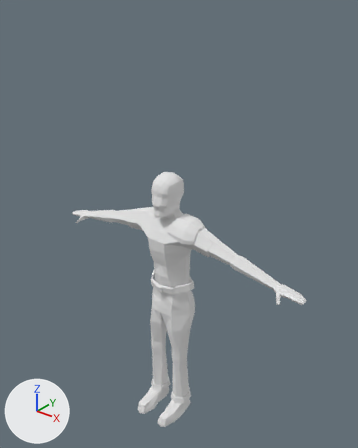
What one commit did to the Blender file Commander/Commander_2_postMirror.blend.
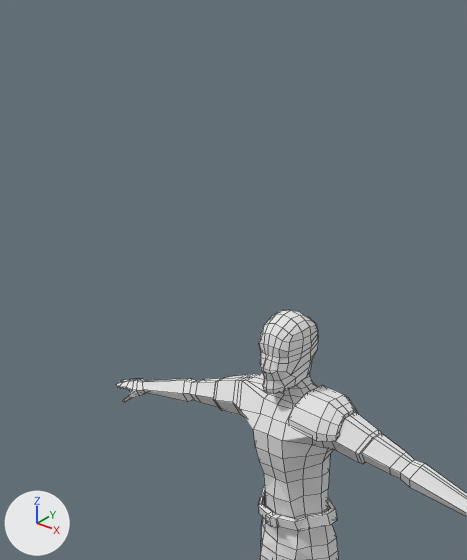
There are two pictures of each version: one whole from a 50 mm lens placed at (7.53, -9.05, 11.85), pointed at (0.13, 0.21, 6.11), one close up on the part from 2% to 74% of the width and 0% to 69% of the height. The axes (+X, +Y, +Z) are drawn at lower left. The lights are the same throughout. The close-ups show mesh edges as thin lines.
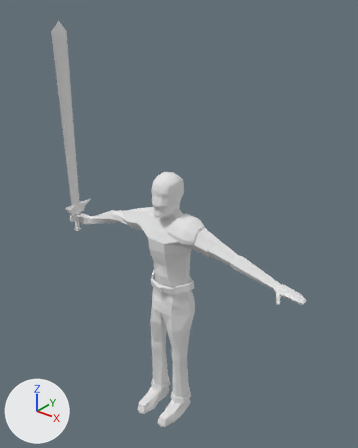
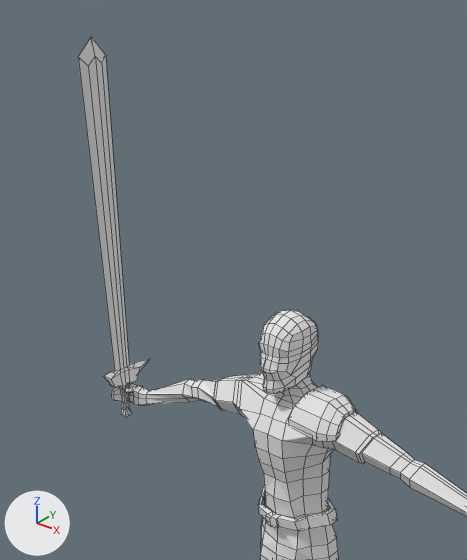
The newer file is also turned or shifted as a whole; pictures and numbers use the older file's frame.

Where the change shows, as pixel boxes (x1, y1, x2, y2) in the close-ups (467 x 560 px; the box of a moved part takes in the faces that stretch with it):
'Cube', reshaped
    before: (116, 310, 467, 560)
    after: (78, 37, 467, 560)
part 1 of me_cube, added
    after: (78, 37, 150, 417)
part 2 of me_cube, moved or reshaped
    before: (116, 378, 223, 407)
    after: (112, 378, 223, 406)

Patch to the scene script:
```diff
--- a/Commander/Commander_2_postMirror.blend.py
+++ b/Commander/Commander_2_postMirror.blend.py
@@ me_cube @@
 # used by ob_cube; location = (0.0, 0.0, 5.57); scale = (2.67, 2.67, 2.67)
-me_cube.from_pydata(...)  # 916 vertices, 899 faces; spans x -1.47..1.47, y -0.39..0.18, z -2.09..0.76
+me_cube.from_pydata(...)  # 1014 vertices, 995 faces; spans x -1.41..1.47, y -0.39..0.18, z -2.09..2.02
+# me_cube part 1: a new loose piece of 90 vertices spanning x -1.37..-1.31, y -0.22..0.17, z -0.24..2.02, in mat_material (its picture is missing)
+# me_cube part 2
+# 1 vertex is removed from x -0.83, y -0.02, z 0.13
+# 15 faces are deleted
+# 78 vertices move from x -1.47..-0.68, y -0.14..0.08, z -0.12..0.15 to x -1.41..-0.68, y -0.12..0.07, z -0.17..0.15
+# 1 vertex is added at (-0.83, 0.05, 0.09)
+# 15 new faces join them
 me_cube.materials.append(mat_material)
```
